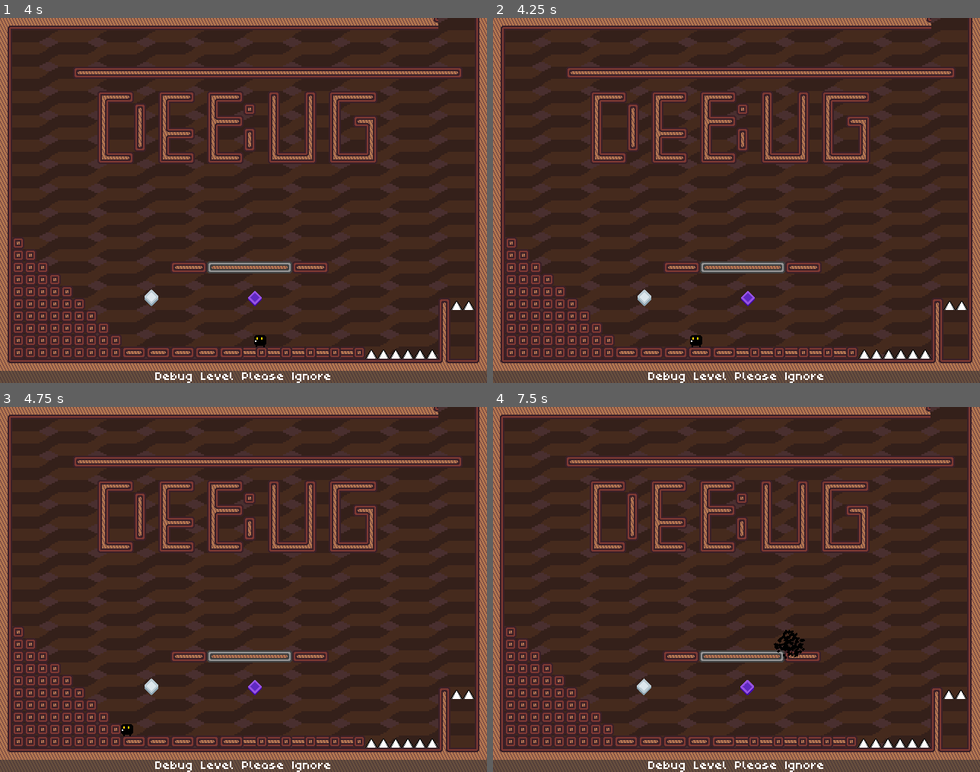
Above: before the commit, frames 1-4 (two rows, left to right).
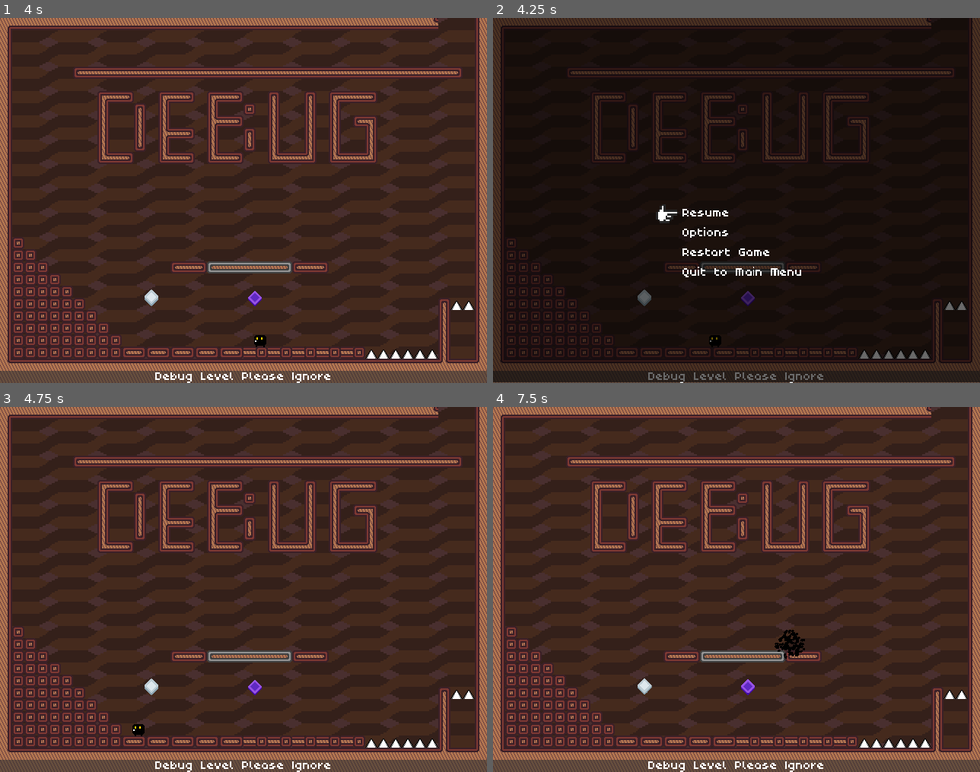
Above: after the commit, the same moments.

Repository: Team-Bunglon/phantom-striker
Game: Godot game, scene res://levels/level0.tscn
Same seed, same stepped clock (60 frames per second), same inputs: the game is played once before the commit and once after it. This scene is started directly instead of the project's main scene.
Inputs:
- Up to frame 1 (4 s): tap Enter at 0.5 s; hold D (move_right) 0.53-1.28 s; tap Space (ui_accept) at 0.6, 1.55, 2.1, 2.85, 3.5, 3.8 s; tap W (jump) at 0.77, 1.52, 3.02, 3.77 s; hold K (strike_down) 1.28-2.03 s; tap S (crouch) at 1.35 s; hold D (move_right) 2.03-2.78 s; hold I (strike_up) 2.78-3.53 s; hold A (move_left) from 3.53 s (still down); hold S (crouch) from 3.53 s (still down)
- Up to frame 2 (4.25 s): keep holding A (move_left); keep holding S (crouch); tap Escape (ui_cancel) at 4.15 s
- Up to frame 3 (4.75 s): keep holding A (move_left); release S (crouch) at 4.28 s; tap Space (ui_accept) at 4.35 s; tap W (jump) at 4.52 s
- Up to frame 4 (7.5 s): release A (move_left) at 5.03 s; hold K (strike_down) 5.03-5.78 s; tap Space (ui_accept) at 5.1, 6.05, 6.6, 7.35 s; hold D (move_right) 5.78-6.53 s; tap S (crouch) at 5.85 s; tap W (jump) at 6.02, 6.77 s; hold I (strike_up) 6.53-7.28 s; tap R (restart) at 7.25 s; hold D (move_right) from 7.28 s (still down)

Frame 1 is identical in both runs. In frame 2, 100% of the frame differs, in the area x 0-100%, y 0-100%; in frame 3, 0.1%; in frame 4, 9.9%.
Error in both runs: Invalid operands 'float' and 'Vector2' in operator '+'. (res://objects/player.gd:150)

Commit message:
Pause Menu WIP, again?

Diff:
--- a/globals/audio.tscn
+++ b/globals/audio.tscn
@@ -6,6 +6,8 @@
 [ext_resource type="AudioStream" uid="uid://dmcsmjqm4sk0y" path="res://assets/audio/hit.wav" id="4_bsjk2"]
 [ext_resource type="AudioStream" uid="uid://ca5h6qn7db55v" path="res://assets/audio/death.wav" id="5_ker2x"]
 [ext_resource type="AudioStream" uid="uid://bbkfx41e2b2xw" path="res://assets/audio/start.wav" id="6_w2uo1"]
+[ext_resource type="AudioStream" uid="uid://dr8rrhgmt3hv3" path="res://assets/audio/ui_accept.wav" id="7_s85mk"]
+[ext_resource type="AudioStream" uid="uid://bv18po1v1bypd" path="res://assets/audio/ui_cancel.wav" id="8_jdpph"]
 
 [node name="Audio" type="Node2D"]
 script = ExtResource("1_n4bf6")
@@ -29,3 +31,9 @@
 [node name="Start" type="AudioStreamPlayer" parent="."]
 stream = ExtResource("6_w2uo1")
 pitch_scale = 1.4
+
+[node name="Accept" type="AudioStreamPlayer" parent="."]
+stream = ExtResource("7_s85mk")
+
+[node name="Cancel" type="AudioStreamPlayer" parent="."]
+stream = ExtResource("8_jdpph")
--- a/globals/global.gd
+++ b/globals/global.gd
@@ -1,3 +1,9 @@
 extends Node
 
 var death_count: int = 0
+var is_paused: bool = false
+
+# Saveable variable maybe??????
+var current_scaling: int = 1
+var maximum_scaling: int = 0
+var fullscreen: String = "No"
--- a/levels/level0.tscn
+++ b/levels/level0.tscn
@@ -1,7 +1,8 @@
-[gd_scene load_steps=15 format=3 uid="uid://rn1v4rl2w1yc"]
+[gd_scene load_steps=16 format=3 uid="uid://rn1v4rl2w1yc"]
 
 [ext_resource type="Script" path="res://levels/level_class.gd" id="1_80v0g"]
 [ext_resource type="FontFile" uid="uid://cyv5okyo2hgew" path="res://assets/poco.ttf" id="2_86eoc"]
+[ext_resource type="PackedScene" uid="uid://cffdc0mse6ebp" path="res://menu/pause_screen.tscn" id="2_ks0se"]
 [ext_resource type="PackedScene" uid="uid://cymvpxtr5hvfj" path="res://objects/player.tscn" id="3_akf2k"]
 [ext_resource type="TileSet" uid="uid://dnx1extlu8pxs" path="res://assets/sprites/tiles.tres" id="4_bygm3"]
 [ext_resource type="PackedScene" uid="uid://diwkm22biu3hv" path="res://objects/whitediamond.tscn" id="5_bo5kk"]
@@ -515,6 +516,10 @@
 
 [node name="Canvas" type="CanvasLayer" parent="."]
 
+[node name="PauseScreen" parent="Canvas" instance=ExtResource("2_ks0se")]
+visible = false
+z_index = 100
+
 [node name="RoomName" type="Label" parent="Canvas"]
 z_index = 10
 offset_top = 454.0
--- a/menu/cursor.gd
+++ b/menu/cursor.gd
@@ -30,14 +30,50 @@
 	else:
 		assert(false, "The menu_object must be a VBoxContainer")
 
-	if Input.is_action_just_pressed("ui_select") and cursor_can_choose:
+	if Input.is_action_just_pressed("ui_accept") and cursor_can_choose:
 		var menu_item_current := get_menu_item(cursor_index)
 		if menu_item_current != null:
-			if menu_item_current.has_method("select"):
-				menu_item_current.select()
+			if menu_item_current.name in ["Resume", "Return"]:
+				Audio.play("Cancel")
+			elif menu_item_current.name == "Start":
+				print("Don't play anything")
+			else:
+				Audio.play("Accept")
+			select_menu(menu_item_current)
 
-	if Input.is_action_just_released("ui_select") and not cursor_can_choose:
+	if Input.is_action_just_pressed("ui_decrease") and cursor_can_choose:
+		var menu_item_current := get_menu_item(cursor_index)
+		if menu_item_current != null:
+			if menu_item_current.can_decrease:
+				Audio.play("Cancel")
+			decrease_menu(menu_item_current)
+
+	## Get the first option or the last option and choose them if the label name is "Resume" or "Return"
+	if Input.is_action_just_pressed("ui_cancel") and cursor_can_choose:
+		var menu_item_current := get_menu_item(0)
+		if menu_item_current != null:
+			if menu_item_current.name == "Resume":
+				Audio.play("Cancel")
+				select_menu(menu_item_current)
+
+		menu_item_current = get_menu_item(menu_parent.get_child_count()-1)
+		if menu_item_current != null:
+			if menu_item_current.name == "Return":
+				Audio.play("Cancel")
+				select_menu(menu_item_current)
+
+	if (Input.is_action_just_released("ui_accept") or \
+		Input.is_action_just_released("ui_decrease") or \
+		Input.is_action_just_released("ui_cancel")) and not cursor_can_choose:
 		cursor_can_choose = true
+
+func select_menu(item):
+	if item.has_method("select"):
+		item.select()
+
+func decrease_menu(item):
+	if item.has_method("decrease"):
+		item.decrease()
 
 func get_menu_item(index: int) -> Control:
 	if menu_parent == null:
--- a/menu/menu_item.gd
+++ b/menu/menu_item.gd
@@ -1,9 +1,21 @@
 extends Label
+
+## A selectable label specialized for cursor.
 class_name MenuItem
+
+## Play "decrease" sound when the `ui_decrease` is pressed while selecting this item
+@export var can_decrease: bool = false
 
 ## Emitted when the cursor is pointing at this menu item and the player presses the `ui_accept` button.
 signal selected()
 
+## Same as `selected()` but for decreasing value instead with `ui_decrease` button.
+signal decreased()
+
 func select():
 	print(name)
 	emit_signal("selected")
+
+func decrease():
+	print(name + " (decrease)")
+	emit_signal("decreased")
--- a/menu/option_menu.gd
+++ b/menu/option_menu.gd
@@ -5,24 +5,32 @@
 @export var default_resolution: Vector2i = Vector2i(640, 480)
 @export var default_scaling: int = 1
 @export var fullscreen: bool = false
+@export var apply_immediately: bool = false
 
 @onready var scaling_value_text: Label = find_child("ScalingValue")
 @onready var fullscreen_text: Label = find_child("FullscreenValue")
 @onready var return_node := get_node(return_object)
-@onready var maximum_scaling: int
 
 func _ready():
 	_get_maximum_scaling()
-	_update_value("scaling")
-	print(fullscreen)
-	if fullscreen:
-		_update_value("fullscreen")
+	_ready_text()
+	if apply_immediately:
+		Global.current_scaling = default_scaling
+		Global.fullscreen = "Yes" if fullscreen else "No"
+		_update_value("scaling")
+		if fullscreen:
+			_update_value("fullscreen")
+
+func _ready_text():
+	scaling_value_text.text = str(Global.current_scaling) + "x"
+	fullscreen_text.text = Global.fullscreen
 
 func _get_maximum_scaling():
-	var screen_resolution := DisplayServer.screen_get_size()
-	var scale_x := screen_resolution.x / default_resolution.x
-	var scale_y := screen_resolution.y / default_resolution.y
-	maximum_scaling = min(scale_x, scale_y)
+	if Global.maximum_scaling == 0:
+		var screen_resolution := DisplayServer.screen_get_size()
+		var scale_x := screen_resolution.x / default_resolution.x
+		var scale_y := screen_resolution.y / default_resolution.y
+		Global.maximum_scaling = min(scale_x, scale_y)
 
 func _update_resolution(scaling: int):
 	var new_resolution = Vector2i(default_resolution.x * scaling, default_resolution.y * scaling)
@@ -34,24 +42,32 @@
 
 func _update_value(setting_name: String):
 	if setting_name == "scaling":
-		scaling_value_text.text = str(default_scaling) + "x"
-		_update_resolution(default_scaling)
+		scaling_value_text.text = str(Global.current_scaling) + "x"
+		_update_resolution(Global.current_scaling)
 	elif setting_name == "fullscreen":
-		if fullscreen_text.text == "No":
+		if Global.fullscreen == "No":
 			DisplayServer.window_set_mode(DisplayServer.WINDOW_MODE_FULLSCREEN)
 			fullscreen_text.text = "Yes"
+			Global.fullscreen = "Yes"
 		else:
 			DisplayServer.window_set_mode(DisplayServer.WINDOW_MODE_WINDOWED)
+			_update_resolution(Global.current_scaling)
 			fullscreen_text.text = "No"
-			_update_resolution(default_scaling)
+			Global.fullscreen = "No"
 
 func _on_fullscreen_selected():
 	_update_value("fullscreen")
 
 func _on_scaling_selected():
-	default_scaling += 1
-	if default_scaling > maximum_scaling:
-		default_scaling = 1
+	Global.current_scaling += 1
+	if Global.current_scaling > Global.maximum_scaling:
+		Global.current_scaling = 1
+	_update_value("scaling")
+
+func _on_scaling_decreased():
+	Global.current_scaling -= 1
+	if Global.current_scaling <= 0:
+		Global.current_scaling = Global.maximum_scaling
 	_update_value("scaling")
 
 func _on_return_selected():
--- a/menu/option_menu.tscn
+++ b/menu/option_menu.tscn
@@ -43,6 +43,7 @@
 theme_override_font_sizes/font_size = 40
 text = "Scaling"
 script = ExtResource("4_060l5")
+can_decrease = true
 
 [node name="Fullscreen" type="Label" parent="HBoxContainer/MarginContainer/VBoxContainer"]
 layout_mode = 2
@@ -79,6 +80,7 @@
 theme_override_font_sizes/font_size = 40
 text = "No"
 
+[connection signal="decreased" from="HBoxContainer/MarginContainer/VBoxContainer/Scaling" to="." method="_on_scaling_decreased"]
 [connection signal="selected" from="HBoxContainer/MarginContainer/VBoxContainer/Scaling" to="." method="_on_scaling_selected"]
 [connection signal="selected" from="HBoxContainer/MarginContainer/VBoxContainer/Fullscreen" to="." method="_on_fullscreen_selected"]
 [connection signal="selected" from="HBoxContainer/MarginContainer/VBoxContainer/Return" to="." method="_on_return_selected"]
--- /dev/null
+++ b/menu/pause_menu.gd
@@ -0,0 +1,11 @@
+extends Control
+class_name PauseMenu
+
+signal resume_game()
+
+func _on_options_selected():
+	visible = false
+	$"../OptionMenu".visible = true
+
+func _on_resume_selected():
+	emit_signal("resume_game")
--- /dev/null
+++ b/menu/pause_menu.tscn
@@ -0,0 +1,72 @@
+[gd_scene load_steps=5 format=3 uid="uid://485fwe28sgac"]
+
+[ext_resource type="Script" path="res://menu/pause_menu.gd" id="1_av6sr"]
+[ext_resource type="PackedScene" uid="uid://cd0nf5ydgsylp" path="res://menu/cursor.tscn" id="1_q5ocv"]
+[ext_resource type="FontFile" uid="uid://cyv5okyo2hgew" path="res://assets/poco.ttf" id="2_bjs65"]
+[ext_resource type="Script" path="res://menu/menu_item.gd" id="3_6dyq7"]
+
+[node name="PauseMenu" type="Control"]
+layout_mode = 3
+anchors_preset = 15
+anchor_right = 1.0
+anchor_bottom = 1.0
+grow_horizontal = 2
+grow_vertical = 2
+script = ExtResource("1_av6sr")
+
+[node name="Cursor" parent="." instance=ExtResource("1_q5ocv")]
+layout_mode = 1
+offset_left = 412.0
+offset_top = -4.99998
+offset_right = -212.0
+offset_bottom = -469.0
+menu_object = NodePath("../HBoxContainer/MarginContainer/VBoxContainer")
+cursor_offset = Vector2(32, 18)
+
+[node name="HBoxContainer" type="HBoxContainer" parent="."]
+layout_mode = 0
+offset_right = 1280.0
+offset_bottom = 152.0
+alignment = 1
+
+[node name="MarginContainer" type="MarginContainer" parent="HBoxContainer"]
+layout_mode = 2
+theme_override_constants/margin_left = 30
+
+[node name="VBoxContainer" type="VBoxContainer" parent="HBoxContainer/MarginContainer"]
+layout_mode = 2
+
+[node name="Resume" type="Label" parent="HBoxContainer/MarginContainer/VBoxContainer"]
+layout_mode = 2
+theme_override_fonts/font = ExtResource("2_bjs65")
+theme_override_font_sizes/font_size = 40
+text = "Resume"
+script = ExtResource("3_6dyq7")
+can_decrease = true
+
+[node name="Options" type="Label" parent="HBoxContainer/MarginContainer/VBoxContainer"]
+layout_mode = 2
+theme_override_fonts/font = ExtResource("2_bjs65")
+theme_override_font_sizes/font_size = 40
+text = "Options
+"
+script = ExtResource("3_6dyq7")
+
+[node name="RestartGame" type="Label" parent="HBoxContainer/MarginContainer/VBoxContainer"]
+layout_mode = 2
+theme_override_fonts/font = ExtResource("2_bjs65")
+theme_override_font_sizes/font_size = 40
+text = "Restart Game
+"
+script = ExtResource("3_6dyq7")
+
+[node name="MainMenu" type="Label" parent="HBoxContainer/MarginContainer/VBoxContainer"]
+layout_mode = 2
+theme_override_fonts/font = ExtResource("2_bjs65")
+theme_override_font_sizes/font_size = 40
+text = "Quit to Main Menu
+"
+script = ExtResource("3_6dyq7")
+
+[connection signal="selected" from="HBoxContainer/MarginContainer/VBoxContainer/Resume" to="." method="_on_resume_selected"]
+[connection signal="selected" from="HBoxContainer/MarginContainer/VBoxContainer/Options" to="." method="_on_options_selected"]
--- /dev/null
+++ b/menu/pause_screen.gd
@@ -0,0 +1,25 @@
+extends Control
+class_name PauseScreen
+
+@onready var default_speed = Engine.time_scale
+
+func _ready():
+	process_mode = Node.PROCESS_MODE_ALWAYS
+	$PauseMenu.visible = false
+	$OptionMenu.visible = false
+
+func _input(event):
+	if event.is_action_pressed("pause") and not Global.is_paused:
+		get_tree().paused = true
+		Audio.play("Accept")
+		visible = true
+		$PauseMenu.visible = true
+		$OptionMenu.visible = false
+		Global.is_paused = true
+
+func _on_pause_menu_resume_game():
+	get_tree().paused = false
+	visible = false
+	$PauseMenu.visible = false
+	$OptionMenu.visible = false
+	Global.is_paused = false
--- /dev/null
+++ b/menu/pause_screen.tscn
@@ -0,0 +1,42 @@
+[gd_scene load_steps=4 format=3 uid="uid://cffdc0mse6ebp"]
+
+[ext_resource type="Script" path="res://menu/pause_screen.gd" id="1_kuke2"]
+[ext_resource type="PackedScene" uid="uid://485fwe28sgac" path="res://menu/pause_menu.tscn" id="1_rmae5"]
+[ext_resource type="PackedScene" uid="uid://cg1jg4d1hfoep" path="res://menu/option_menu.tscn" id="2_lu6ax"]
+
+[node name="PauseScreen" type="Control"]
+process_mode = 3
+layout_mode = 3
+anchors_preset = 15
+anchor_right = 1.0
+anchor_bottom = 1.0
+offset_top = -1.0
+offset_bottom = -1.0
+grow_horizontal = 2
+grow_vertical = 2
+scale = Vector2(0.5, 0.5)
+script = ExtResource("1_kuke2")
+
+[node name="ColorRect" type="ColorRect" parent="."]
+layout_mode = 0
+offset_right = 1280.0
+offset_bottom = 960.0
+color = Color(0, 0, 0, 0.588235)
+
+[node name="PauseMenu" parent="." instance=ExtResource("1_rmae5")]
+layout_mode = 1
+offset_left = 2.0
+offset_top = 480.0
+offset_right = 2.0
+offset_bottom = 480.0
+
+[node name="OptionMenu" parent="." instance=ExtResource("2_lu6ax")]
+visible = false
+layout_mode = 1
+offset_top = 494.0
+offset_bottom = 494.0
+return_object = NodePath("../PauseMenu")
+default_scaling = 2
+fullscreen = true
+
+[connection signal="resume_game" from="PauseMenu" to="." method="_on_pause_menu_resume_game"]
--- a/menu/title.tscn
+++ b/menu/title.tscn
@@ -67,4 +67,4 @@
 offset_bottom = 494.0
 return_object = NodePath("../MainMenu")
 default_scaling = 2
-fullscreen = true
+apply_immediately = true
--- a/project.godot
+++ b/project.godot
@@ -35,11 +35,10 @@
 
 ui_accept={
 "deadzone": 0.5,
-"events": [Object(InputEventKey,"resource_local_to_scene":false,"resource_name":"","device":0,"window_id":0,"alt_pressed":false,"shift_pressed":false,"ctrl_pressed":false,"meta_pressed":false,"pressed":false,"keycode":4194309,"physical_keycode":0,"key_label":0,"unicode":0,"echo":false,"script":null)
-, Object(InputEventKey,"resource_local_to_scene":false,"resource_name":"","device":0,"window_id":0,"alt_pressed":false,"shift_pressed":false,"ctrl_pressed":false,"meta_pressed":false,"pressed":false,"keycode":4194310,"physical_keycode":0,"key_label":0,"unicode":0,"echo":false,"script":null)
-, Object(InputEventKey,"resource_local_to_scene":false,"resource_name":"","device":0,"window_id":0,"alt_pressed":false,"shift_pressed":false,"ctrl_pressed":false,"meta_pressed":false,"pressed":false,"keycode":32,"physical_keycode":0,"key_label":0,"unicode":32,"echo":false,"script":null)
+"events": [Object(InputEventKey,"resource_local_to_scene":false,"resource_name":"","device":-1,"window_id":0,"alt_pressed":false,"shift_pressed":false,"ctrl_pressed":false,"meta_pressed":false,"pressed":false,"keycode":0,"physical_keycode":32,"key_label":0,"unicode":32,"echo":false,"script":null)
 , Object(InputEventKey,"resource_local_to_scene":false,"resource_name":"","device":-1,"window_id":0,"alt_pressed":false,"shift_pressed":false,"ctrl_pressed":false,"meta_pressed":false,"pressed":false,"keycode":0,"physical_keycode":4194309,"key_label":0,"unicode":0,"echo":false,"script":null)
-, Object(InputEventKey,"resource_local_to_scene":false,"resource_name":"","device":-1,"window_id":0,"alt_pressed":false,"shift_pressed":false,"ctrl_pressed":false,"meta_pressed":false,"pressed":false,"keycode":0,"physical_keycode":32,"key_label":0,"unicode":32,"echo":false,"script":null)
+, Object(InputEventKey,"resource_local_to_scene":false,"resource_name":"","device":-1,"window_id":0,"alt_pressed":false,"shift_pressed":false,"ctrl_pressed":false,"meta_pressed":false,"pressed":false,"keycode":0,"physical_keycode":90,"key_label":0,"unicode":122,"echo":false,"script":null)
+, Object(InputEventKey,"resource_local_to_scene":false,"resource_name":"","device":-1,"window_id":0,"alt_pressed":false,"shift_pressed":false,"ctrl_pressed":false,"meta_pressed":false,"pressed":false,"keycode":0,"physical_keycode":68,"key_label":0,"unicode":100,"echo":false,"script":null)
 ]
 }
 ui_left={
@@ -134,6 +133,16 @@
 "events": [Object(InputEventKey,"resource_local_to_scene":false,"resource_name":"","device":-1,"window_id":0,"alt_pressed":false,"shift_pressed":false,"ctrl_pressed":false,"meta_pressed":false,"pressed":false,"keycode":0,"physical_keycode":81,"key_label":0,"unicode":113,"echo":false,"script":null)
 ]
 }
+ui_decrease={
+"deadzone": 0.5,
+"events": [Object(InputEventKey,"resource_local_to_scene":false,"resource_name":"","device":-1,"window_id":0,"alt_pressed":false,"shift_pressed":false,"ctrl_pressed":false,"meta_pressed":false,"pressed":false,"keycode":0,"physical_keycode":65,"key_label":0,"unicode":97,"echo":false,"script":null)
+]
+}
+pause={
+"deadzone": 0.5,
+"events": [Object(InputEventKey,"resource_local_to_scene":false,"resource_name":"","device":-1,"window_id":0,"alt_pressed":false,"shift_pressed":false,"ctrl_pressed":false,"meta_pressed":false,"pressed":false,"keycode":0,"physical_keycode":4194305,"key_label":0,"unicode":0,"echo":false,"script":null)
+]
+}
 
 [layer_names]
 
@@ -148,3 +157,4 @@
 textures/canvas_textures/default_texture_filter=0
 renderer/rendering_method="gl_compatibility"
 renderer/rendering_method.mobile="gl_compatibility"
+environment/defaults/default_clear_color=Color(0, 0, 0, 1)
Not shown, added: assets/audio/ui_accept.wav.import
Not shown, added: assets/audio/ui_cancel.wav.import
Not shown: 1 places in globals/audio.tscn that only renumber resources
Not shown, added: assets/audio/ui_accept.wav
Not shown, added: assets/audio/ui_cancel.wav
